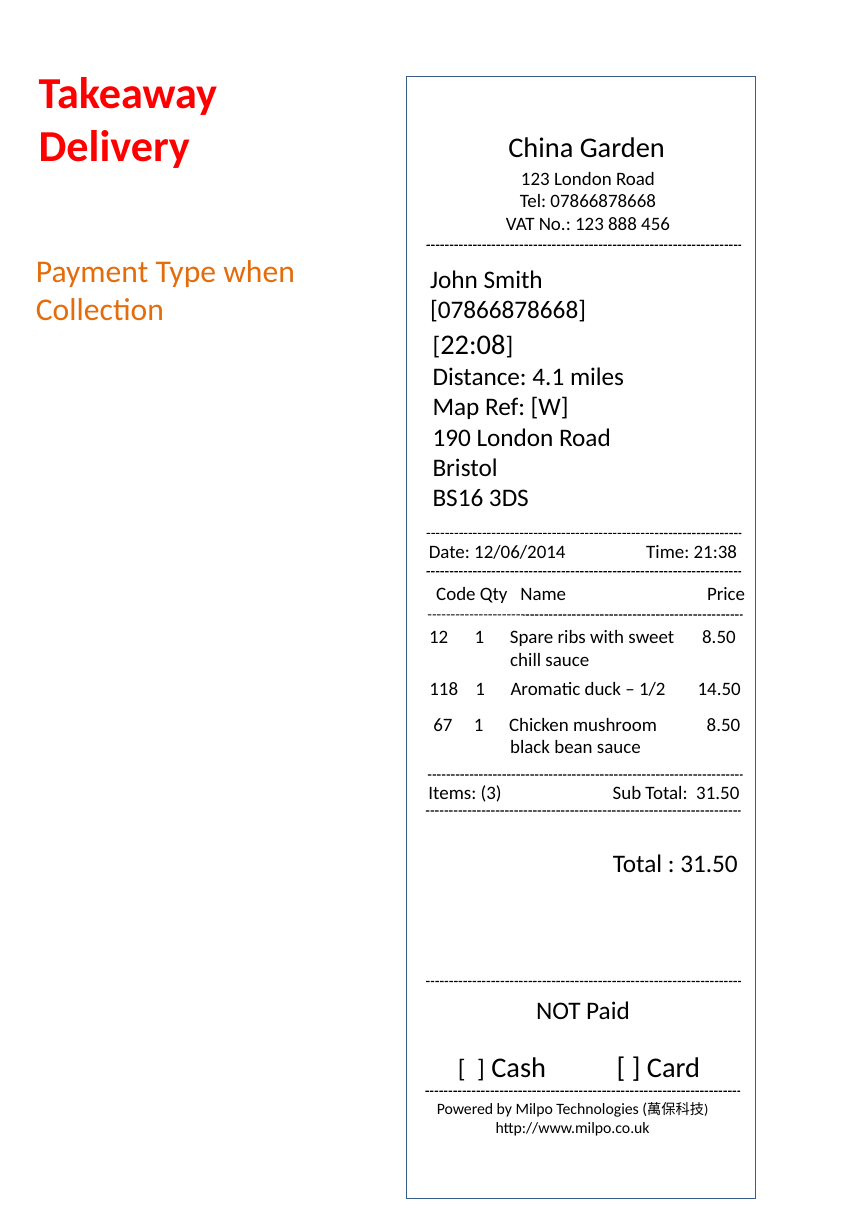
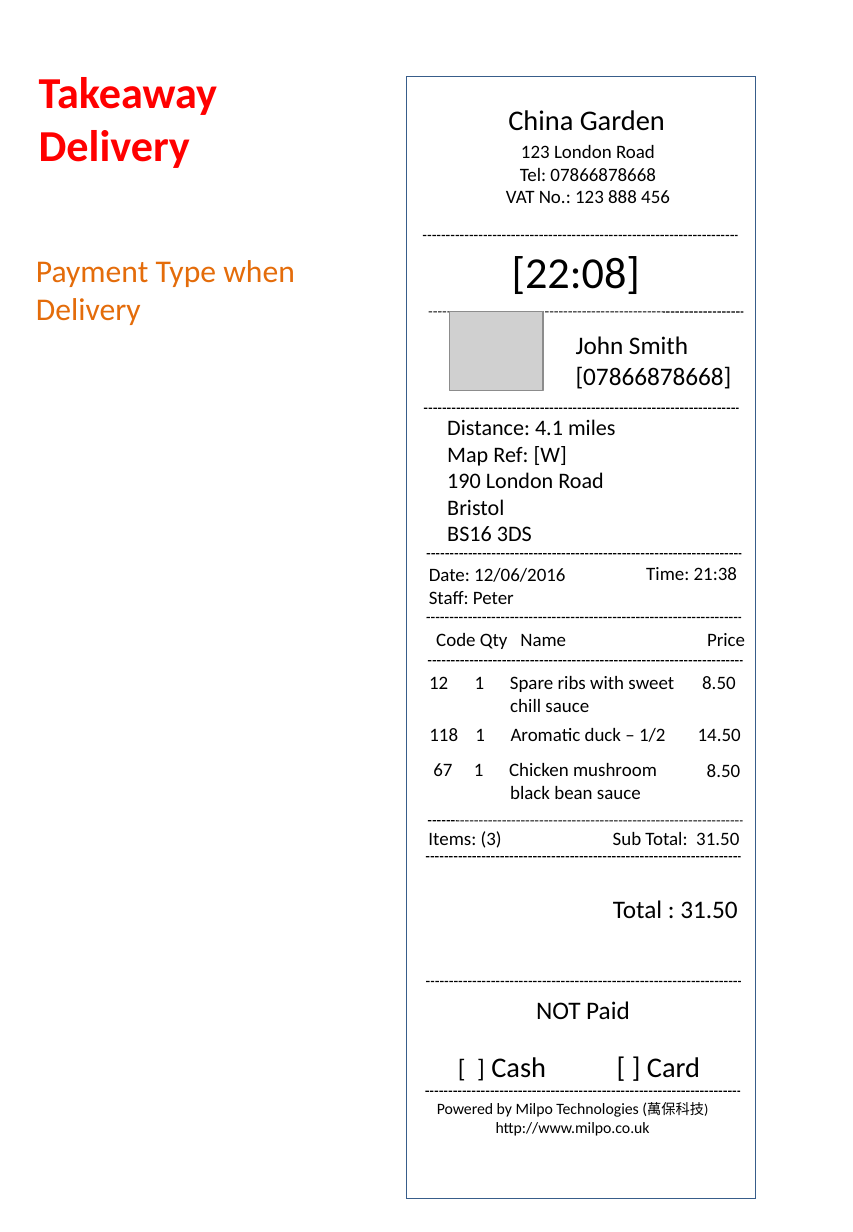
Before and after one commit to lokerchen/superpos-1.0, a slide deck: slide 7 of Doc/Order Bills Format - Counter & Kitchen/SuperPOS bill layout - COUNTER Printout 2015 July.ppt. Drawn at 853x1232 pixels with LibreOffice and Linux fonts; fonts in the diff are those of the drawing; grey boxes stand for pictures. Boxes give left, top, right and bottom in pixels: in the first picture for what was removed or moved away, otherwise in the second. Text is boxed around its words. In the diff, an @@ line names an element or a change of style, - is before the commit and + after.

```diff
--- a/Doc/Order Bills Format - Counter & Kitchen/SuperPOS bill layout - COUNTER Printout 2015 July.ppt
+++ b/Doc/Order Bills Format - Counter & Kitchen/SuperPOS bill layout - COUNTER Printout 2015 July.ppt
@@ text "China Garden" moved from (x1=508, y1=137, x2=665, y2=158) to (x1=508, y1=110, x2=665, y2=131) @@
@@ text "123 London Road" moved from (x1=506, y1=172, x2=670, y2=230) to (x1=506, y1=145, x2=670, y2=203) @@
@@ line moved from (426, 246) - (742, 246) to (423, 235) - (738, 235) @@
@@ text at (x1=36, y1=260, x2=295, y2=325): text changed @@
-Payment Type when Collection
+Payment Type when Delivery
@@ text added at (x1=512, y1=256, x2=640, y2=294), 28 pt, text #000000 @@
+[22:08]
@@ line added from (429, 312) to (744, 312), #000000 0.74 pt dashed @@
@@ picture added at (x1=449, y1=312, x2=543, y2=390) @@
@@ text "John Smith" moved from (x1=430, y1=270, x2=586, y2=322) to (x1=576, y1=336, x2=732, y2=389) @@
@@ text at (x1=440, y1=334, x2=505, y2=355): paragraph removed @@
-[22:08]
@@ line added from (424, 408) to (738, 408), #000000 0.74 pt dashed @@
@@ text "Distance: 4.1 miles" moved from (x1=433, y1=334, x2=624, y2=506) to (x1=447, y1=419, x2=616, y2=541) @@
@@ text "Distance: 4.1 miles" at (x1=447, y1=419, x2=616, y2=541): size 16 to 14 pt @@
@@ line moved from (426, 572) - (742, 572) to (426, 554) - (742, 554) @@
@@ text at (x1=429, y1=568, x2=565, y2=604): text changed @@
-Date: 12/06/2014
+Date: 12/06/2016
+Staff: Peter
@@ text "Time: 21:38" moved from (x1=646, y1=545, x2=737, y2=558) to (x1=646, y1=567, x2=737, y2=580) @@
@@ 9 texts moved together from (x1=428, y1=587, x2=745, y2=872) to (x1=428, y1=633, x2=745, y2=918) @@
@@ line moved from (426, 533) - (742, 533) to (428, 661) - (743, 661) @@
@@ line moved from (425, 811) - (740, 811) to (428, 821) - (743, 821) @@
@@ line moved from (428, 776) - (743, 776) to (425, 856) - (740, 856) @@
```
Also in this commit, not shown: 7 other slides changed, 1 other file.
